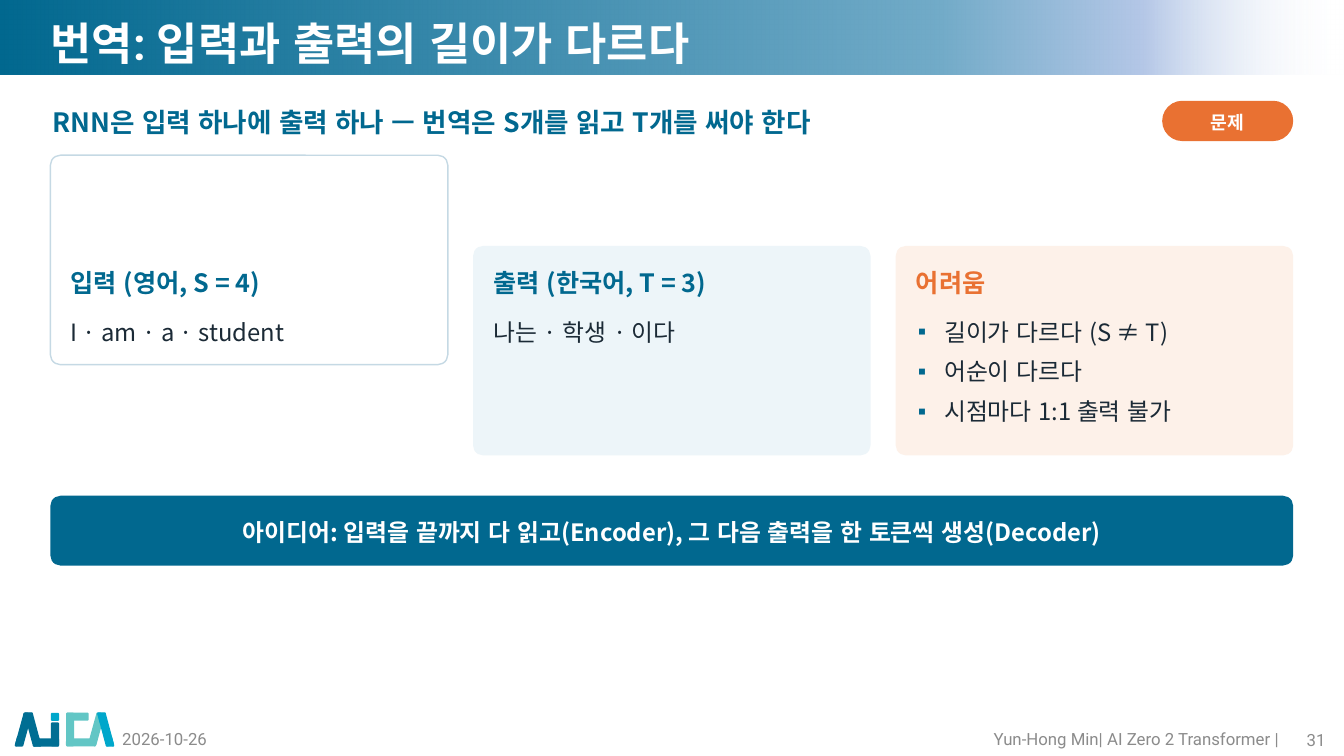
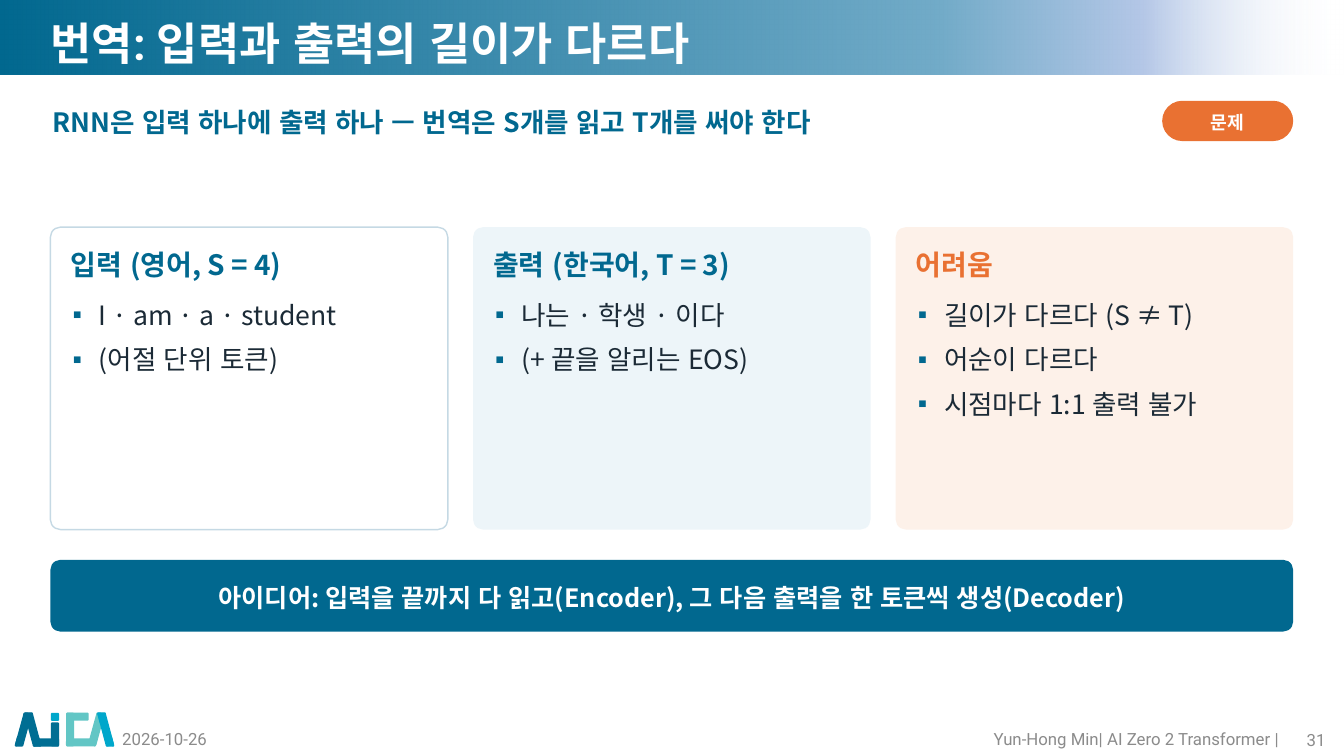
Before and after one commit to myunhh/AI-Zero-2-Transformers, a slide deck: slide 31 of lectures/week04_rnn_lstm_seq2seq.pptx. Drawn at 1344x756 pixels with LibreOffice and Linux fonts; fonts in the diff are those of the drawing; background and template pictures are left out. Boxes give left, top, right and bottom in pixels: in the first picture for what was removed or moved away, otherwise in the second. Text is boxed around its words. In the diff, an @@ line names an element or a change of style, - is before the commit and + after.

```diff
--- a/lectures/week04_rnn_lstm_seq2seq.pptx
+++ b/lectures/week04_rnn_lstm_seq2seq.pptx
@@ proportions changed in 3 elements at (473,227,870,529), (896,227,1294,529), (50,227,448,529) @@
@@ rounded rectangle: place and size @@
-rounded rectangle at (50,155,448,365)
+rounded rectangle at (50,227,448,529)
@@ rounded rectangle: place and size @@
-rounded rectangle at (473,246,870,456)
+rounded rectangle at (473,227,870,529)
@@ rounded rectangle: place and size @@
-rounded rectangle at (896,246,1294,456)
+rounded rectangle at (896,227,1294,529)
@@ 3 texts: place and size @@
-3 texts at (71,271,986,298)
+3 texts at (71,251,993,281)
@@ size 18 to 20 pt in 3 elements at (71,251,281,281), (493,251,730,281), (916,251,993,278) @@
@@ text "I · am · a ...": place and size @@
-text "I · am · a ..." at (71,322,284,342)
+text "I · am · a ..." at (99,304,336,374)
@@ text "나는 · 학생 · 이다": place and size @@
-text "나는 · 학생 · 이다" at (493,321,676,343)
+text "나는 · 학생 · 이다" at (521,303,748,374)
@@ text "길이가 다르다 (S ≠ T)": place and size @@
-text "길이가 다르다 (S ≠ T)" at (944,321,1172,422)
+text "길이가 다르다 (S ≠ T)" at (944,303,1197,416)
@@ text "길이가 다르다 (S ≠ T)" at (944,303,1197,416): size 17 to 19 pt @@
@@ text at (99,304,336,326): size 17 to 19 pt in "I · am · a · student"; bullet none to ▪ @@
@@ text at (521,303,725,327): size 17 to 19 pt in "나는 · 학생 · 이다"; bullet none to ▪ @@
@@ text at (99,347,278,374): paragraph added @@
+▪ (어절 단위 토큰)
@@ text at (551,347,748,374): paragraph added @@
+▪ (+ 끝을 알리는 EOS)
@@ rounded rectangle "아이디어: 입력을 끝까지 다 읽고(Encoder), ...": place and size @@
-rounded rectangle "아이디어: 입력을 끝까지 다 읽고(Encoder), ..." at (50,496,1294,566)
+rounded rectangle "아이디어: 입력을 끝까지 다 읽고(Encoder), ..." at (50,560,1294,631)
@@ rounded rectangle "아이디어: 입력을 끝까지 다 읽고(Encoder), ..." at (50,560,1294,631): size 17 to 18 pt; proportions changed @@
```
Also in this commit, not shown: 27 other slides changed, 14 other files.
